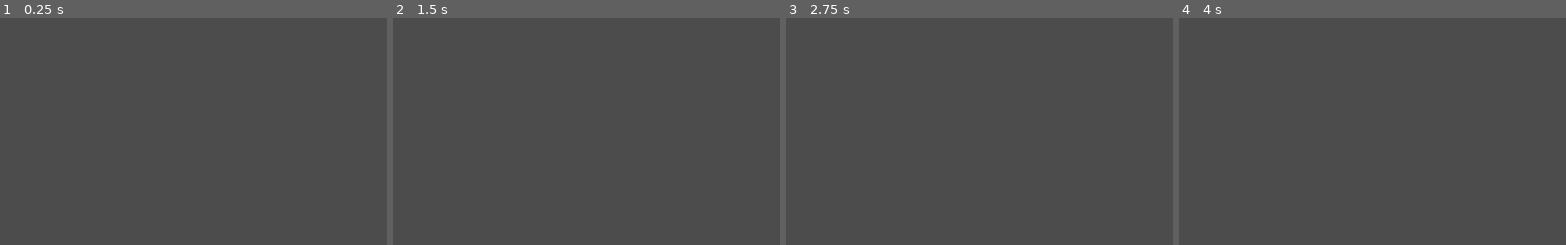
Above: before the commit, frames 1-4 (left to right).
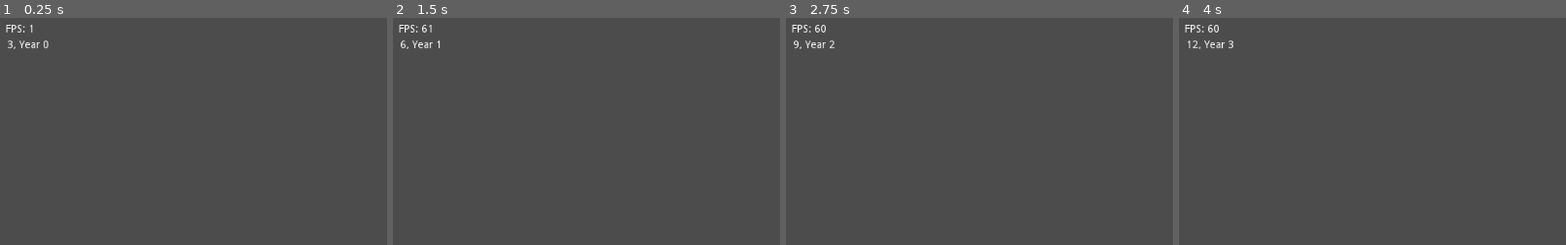
Above: after the commit, the same moments.

Repository: cameron-astor/landholdings
Game: Godot game, scene res://Main.tscn
The game is run twice, just before and just after one commit, with the same random seed, the same clock (stepped at 60 frames per second) and the same inputs.
Inputs (mouse positions are % of the whole screen's width and height, from its top left):
- Up to frame 1 (0.25 s): no input
- Up to frame 2 (1.5 s): tap Enter at 0.5 s; move the mouse to (72, 45) at 0.52 s; hold D 0.53-1.25 s; hold X 0.53-1.25 s; click (72, 45) at 0.67 s; drag from (30, 55) to (45, 70) at 1.27 s
- Up to frame 3 (2.75 s): move the mouse to (60, 28) at 2.02 s; hold D from 2.03 s (still down); hold X from 2.03 s (still down)
- Up to frame 4 (4 s): release D at 2.75 s; release X at 2.75 s; tap Space at 2.75 s; drag from (45, 70) to (20, 35) at 2.77 s; tap Enter at 3.5 s; move the mouse to (80, 65) at 3.52 s; hold A from 3.53 s (still down); hold X from 3.53 s (still down)
The pictures show only the part of the screen within x 0-50%, y 0-50%; the shares and areas given below are measured in that part.

The runs differ from the first frame. In frame 1, 0.3% of the frame differs, in the area x 1-13%, y 2-14%; in frame 2, 0.3%; in frame 3, 0.3%; in frame 4, 0.3%, in the area x 1-15%, y 2-14%.

Commit message:
add month and year ticks, crop demo

Diff:
--- a/Main.tscn
+++ b/Main.tscn
@@ -1,8 +1,9 @@
-[gd_scene load_steps=4 format=2]
+[gd_scene load_steps=5 format=2]
 
 [ext_resource path="res://Scripts/Camera.gd" type="Script" id=1]
 [ext_resource path="res://Scripts/Map.gd" type="Script" id=2]
 [ext_resource path="res://Scripts/Data.gd" type="Script" id=4]
+[ext_resource path="res://Scripts/GUIRoot.gd" type="Script" id=5]
 
 [node name="WorldRoot" type="Node"]
 
@@ -16,6 +17,37 @@
 
 [node name="Data" type="Node" parent="World"]
 script = ExtResource( 4 )
+dimensions = Vector2( 100, 100 )
+tick_rate = 5
 
 [node name="Map" type="Node2D" parent="World"]
 script = ExtResource( 2 )
+
+[node name="GUI" type="CanvasLayer" parent="."]
+
+[node name="GUIRoot" type="Control" parent="GUI"]
+margin_right = 40.0
+margin_bottom = 40.0
+script = ExtResource( 5 )
+__meta__ = {
+"_edit_use_anchors_": false
+}
+
+[node name="FPSCounter" type="Label" parent="GUI/GUIRoot"]
+margin_left = 9.57977
+margin_top = 8.38231
+margin_right = 49.5798
+margin_bottom = 22.3823
+text = "FPS: "
+__meta__ = {
+"_edit_use_anchors_": false
+}
+
+[node name="DateTracker" type="Label" parent="GUI/GUIRoot"]
+margin_left = 12.0
+margin_top = 29.0
+margin_right = 153.0
+margin_bottom = 71.0
+__meta__ = {
+"_edit_use_anchors_": false
+}
--- a/Scripts/Data.gd
+++ b/Scripts/Data.gd
@@ -1,8 +1,7 @@
 extends Node
 
 ## NOTES
-# This file is getting bloated with different features, will need
-# to split it up soon.
+# Consider how to logically split this up
 #
 # Getting data from the world onto the map efficiently is a problem...
 #
@@ -18,11 +17,32 @@
 export var lacunarity := 1.5
 export var persistence := 0.75
 
+# SIMULATION TIME COMPONENTS
+export var tick_rate := 50
+# TIME SYSTEM
+var thread
+# according to docs, reading arrays and dictionaries from multiple
+# threads is okay, but adding elements requires mutex (we'll see
+# what happens)
+var mutex
+var semaphore
+var timer: int = 0
+
+# WORLD ATTRIBUTES
+var date
+
 # DATA CONTAINERS
+# A 2D array of WorldTile representing the world
 var world := []
+var peasant_families := []
+# Maps holding ID to peasant ID, showing what peasant family
+# owns what holdings
+var peasant_holdings := {}
 
 # CLASSES
 var WorldTile
+var PeasantFamily
+var Date
 
 # NODE REFERENCES
 onready var map_node: Node2D = get_node("../Map")
@@ -30,15 +50,25 @@
 # Called when the node enters the scene tree for the first time.
 func _ready():
 	WorldTile = load("res://Scripts/WorldTile.gd")
+	Date = load("res://Scripts/Date.gd")
+	PeasantFamily = load("res://Scripts/PeasantFamily.gd")
+	date = Date.new()
 	_generate_world()
 
 func _process(delta):
-	pass
+	# game clock system
+	#if tick_rate == 3:
+	if timer == tick_rate: # janky game time system
+		date._update_date()
+		_update_sim()
+		timer = 0
+	timer += 1
 
 func _generate_world():
 	_generate_terrain()
 	_generate_holdings()
-	_generate_population()
+#	_generate_population()
+	_generate_peasants()
 
 func _generate_holdings():
 	var holding_id = 0
@@ -75,7 +105,9 @@
 				tile.agriculture_type = "waste"
 
 			world[x].append(tile)
-			add_child(tile)
+
+			# Maybe we don't even need these as nodes...
+			# add_child(tile)
 
 enum AGRICULTURE_TYPES {
 	arable,
@@ -102,3 +134,24 @@
 				pop = randi() % 10
 				if (randi() % 3 == 0):
 					current.peasant_pop = pop
+
+func _generate_peasants():
+	var current
+	var peasant
+	var id = 0
+	for x in range (dimensions.x):
+		for y in range (dimensions.y):
+			current = world[x][y]
+			if current.holding_id != -1:
+				peasant = PeasantFamily.new()
+				peasant.size = (randi() % 10) + 1
+				peasant.id = id
+				peasant_holdings[current.holding_id] = peasant
+				id += 1
+
+func _update_sim():
+	var current
+	for x in range (dimensions.x):
+		for y in range (dimensions.y):
+			current = world[x][y]
+			current._update_ecology(date.month)
--- /dev/null
+++ b/Scripts/Date.gd
@@ -0,0 +1,14 @@
+extends Node
+
+# reference to date object in Data.gd
+var date
+
+var month := 1
+var year := 0
+
+func _update_date():
+	if month == 12:
+		year += 1
+		month = 1
+	else:
+		month += 1
--- /dev/null
+++ b/Scripts/GUIRoot.gd
@@ -0,0 +1,25 @@
+extends Control
+
+var game_data
+
+# GUI NODES
+var date
+var FPS
+
+# Called when the node enters the scene tree for the first time.
+func _ready():
+	game_data = get_node("../../World/Data")
+	date = get_node("DateTracker")
+	FPS = get_node("FPSCounter")
+
+# Called every frame. 'delta' is the elapsed time since the previous frame.
+func _process(delta):
+	_update_date_tracker()
+	_update_fps()
+
+
+func _update_date_tracker():
+	date.set_text(String(game_data.date.month) + ", Year " + String(game_data.date.year))
+
+func _update_fps():
+	FPS.set_text("FPS: " + String(Engine.get_frames_per_second()))
--- a/Scripts/Map.gd
+++ b/Scripts/Map.gd
@@ -12,7 +12,10 @@
 
 # reference to world data
 onready var world_data: Node = get_node("../Data")
+# World tile data
 var world
+# Dictionary of holdings to peasant family
+var peasant_holdings
 
 # 2D array of sprites
 var map := []
@@ -32,10 +35,12 @@
 
 # holdings colormap
 var holding_colors := {}
+var peasant_colors := {}
 
 # map modes
 var current_map_mode = 0
-var map_modes = ["terrain", "peasant", "landholdings"]
+var map_modes = ["terrain", "population", "landholdings",
+				"peasants", "food"]
 
 ################
 ## USER INPUT ##
@@ -73,14 +78,12 @@
 			map[x].append(0)
 
 	world = world_data.world
+	peasant_holdings = world_data.peasant_holdings
 	_generate_map()
 
 # Called every frame. 'delta' is the elapsed time since the previous frame.
 func _process(delta):
 	_update_map()
-	# print(map[50][50].modulate)
-	# print(Engine.get_frames_per_second())
-	#pass
 
 # First time map gen
 func _generate_map():
@@ -99,6 +102,13 @@
 			var holding_id = world[x][y].holding_id
 			if holding_id != -1:
 				holding_colors[holding_id] = color
+
+			# Add peasant data to color map
+			color = Color(rand_range(0,1), rand_range(0,1), rand_range(0,1))
+			holding_id = world[x][y].holding_id
+			if holding_id != -1:
+				var peasant_id = peasant_holdings[world[x][y].holding_id].id
+				peasant_colors[peasant_id] = color
 
 ### Possible MapTile arrangement
 #			var sprite = MapTile.new()
@@ -124,10 +134,13 @@
 		tile_summary["1. Coordinates"] = coordinates
 		tile_summary["2. Agriculture"] = tile.agriculture_type
 		tile_summary["3. Population Total"] = tile.pop
-	#	tile_summary["4. Peasants"] = tile_dict[coordinates].peasant_pop
-	#	tile_summary["5. Aristocrats"] = tile_dict[coordinates].aristocrat_pop
-	#	tile_summary["6. Vagabonds"] = tile_dict[coordinates].vagabond_pop
-		tile_summary["7. Holding ID"] = tile.holding_id
+		tile_summary["4. Holding ID"] = tile.holding_id
+		if tile.holding_id != -1:
+			tile_summary["5. Peasant Family ID"] = peasant_holdings[tile.holding_id].id
+		else:
+			tile_summary["5. Peasant Family ID"] = "No peasants"
+		tile_summary["6. Food"] = tile.food
+
 		print(tile_summary)
 
 ###########################
@@ -137,18 +150,18 @@
 # Updates the map display.
 # TODO: How can we only update when we need too? (far too inefficient currently)
 func _update_map():
-	if map_modes[current_map_mode] == "peasant":
-		var current
-		var alpha
-		for x in range (width):
-			for y in range (height):
+
+	var current
+	var alpha
+	for x in range (width):
+		for y in range (height):
+
+			if map_modes[current_map_mode] == "population":
 				current = world[x][y]
 				alpha = float(current.peasant_pop) / (current.peasant_pop + 100)
 				map[x][y].modulate = Color(0,0,1, alpha)
-	if map_modes[current_map_mode] == "terrain":
-		var current
-		for x in range (width):
-			for y in range (height):
+
+			if map_modes[current_map_mode] == "terrain":
 				current = world[x][y]
 				if current.agriculture_type == "arable":
 					map[x][y].modulate = arable_color
@@ -156,10 +169,18 @@
 					map[x][y].modulate = pasture_color
 				if current.agriculture_type == "waste":
 					map[x][y].modulate = waste_color
-	if map_modes[current_map_mode] == "landholdings":
-		var current
-		for x in range (width):
-			for y in range (height):
+
+			if map_modes[current_map_mode] == "landholdings":
 				current = world[x][y].holding_id
 				if current != -1:
 					map[x][y].modulate = holding_colors[current]
+
+			if map_modes[current_map_mode] == "peasants":
+				current = world[x][y].holding_id
+				if current != -1:
+					map[x][y].modulate = peasant_colors[peasant_holdings[current].id]
+
+			if map_modes[current_map_mode] == "food":
+				current = world[x][y].food
+				alpha = float(current) / (current + 5)
+				map[x][y].modulate = Color(0,1,0, alpha)
--- a/Scripts/PeasantFamily.gd
+++ b/Scripts/PeasantFamily.gd
@@ -1,17 +1,23 @@
 extends Node
 
+var id
 var size
+var holdings := []
+var food_supply
 
-# Called when the node enters the scene tree for the first time.
-func _ready():
-	pass # Replace with function body.
-
-# Called every frame. 'delta' is the elapsed time since the previous frame.
-func _process(delta):
-	pass
+## Called when the node enters the scene tree for the first time.
+#func _ready():
+#	pass # Replace with function body.
+#
+## Called every frame. 'delta' is the elapsed time since the previous frame.
+#func _process(delta):
+#	pass
 
 func _sow():
 	pass
 
 func _harvest():
 	pass
+
+func _metabolize():
+	food_supply -= size
--- a/Scripts/WorldTile.gd
+++ b/Scripts/WorldTile.gd
@@ -4,28 +4,92 @@
 
 # TODO: Use enums instead of strings
 
+# terrain and ecology
 var terrain_type: String = "default"
 var agriculture_type: String = "default"
+var food
+
+# population (test)
 var pop: int = 0
 var peasant_pop: int = 0
 var vagabond_pop: int = 0
 var aristocrat_pop: int = 0
+
+# property
 var holding_type: String = "default"
 var holding_id: int = -1
-var holding_color
 
 # Has population been changed in the last tick?
 var pop_update_flag: bool = true
 
+# test food
+func _update_ecology(month):
+	var rand
+	if agriculture_type == "arable":
+		if month >= 11 || month <= 2: # winter
+			food = 0
+		if month == 3: # march
+			rand = randi() % 3
+			if rand == 1:
+				food = 1
+		if month == 4: # april
+			rand = randi() % 3
+			if rand == 0:
+				food = 1
+			if rand == 1 || rand == 2:
+				food = 2
+		if month == 5: # may
+			rand = randi() % 4
+			match rand:
+				0: food = 2
+				1: food = 2
+				2: food = 3
+				3: food = 5
+		if month == 6: # june
+			rand = randi() % 3
+			match rand:
+				0: food = 3
+				1: food = 4
+				2: food = 5
+		if month == 7: # july
+			rand = randi() % 3
+			match rand:
+				0: food = 4
+				1: food = 4
+				2: food = 5
+		if month == 8: # august
+			rand = randi() % 4
+			match rand:
+				0: food = 2
+				1: food = 3
+				2: food = 3
+				3: food = 4
+		if month == 9: # september
+			rand = randi() % 4
+			match rand:
+				0: food = 1
+				1: food = 1
+				2: food = 2
+				3: food = 2
+		if month == 10: # october
+			rand = randi() % 4
+			match rand:
+				0: food = 0
+				1: food = 1
+				2: food = 1
+				3: food = 1
+	else:
+		food = 0
 
 # Called when the node enters the scene tree for the first time.
 #func _ready():
+#	pass
 
 # Called every frame. 'delta' is the elapsed time since the previous frame.
-func _process(delta):
-	if pop_update_flag:
-		pop = peasant_pop + aristocrat_pop + vagabond_pop
-		pop_update_flag = false
-#	if (randi() % 5 == 0):
-#		peasant_pop += 100 # experiment population growth
-#		pop_update_flag = true
+#func _process(delta):
+#	if pop_update_flag:
+#		pop = peasant_pop + aristocrat_pop + vagabond_pop
+#		pop_update_flag = false
+##	if (randi() % 5 == 0):
+##		peasant_pop += 100 # experiment population growth
+##		pop_update_flag = true
